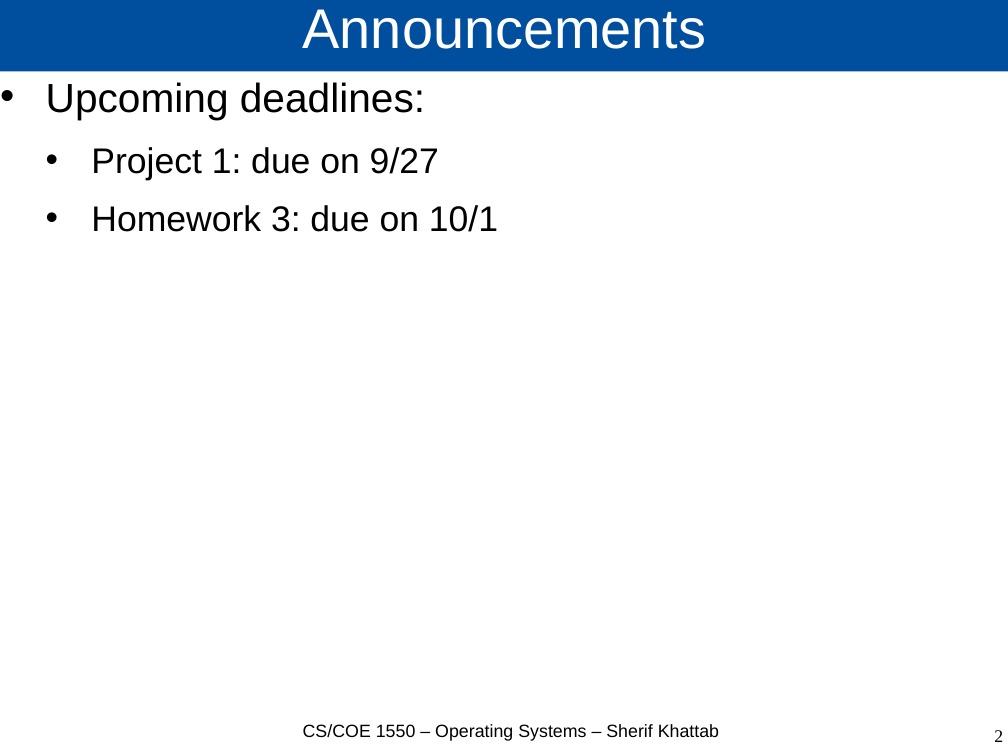
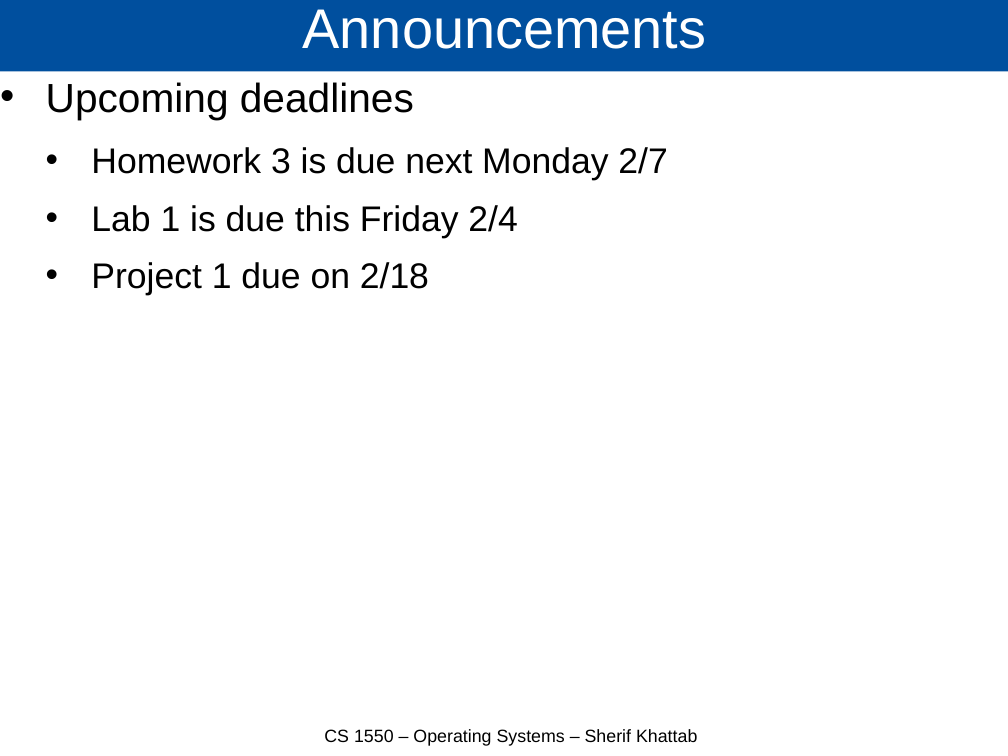
Before and after one commit to cs1550-2224/cs1550-code-handouts, a slide deck: slide 2 of DraftSlides/Lecture7.pptx. Drawn at 1008x756 pixels with LibreOffice and Linux fonts; fonts in the diff are those of the drawing. Boxes give left, top, right and bottom in pixels: in the first picture for what was removed or moved away, otherwise in the second. Text is boxed around its words. In the diff, an @@ line names an element or a change of style, - is before the commit and + after.

```diff
--- a/DraftSlides/Lecture7.pptx
+++ b/DraftSlides/Lecture7.pptx
@@ text at box(46, 82, 667, 295): text changed @@
-• Upcoming deadlines:
-  • Project 1: due on 9/27
-  • Homework 3: due on 10/1
+• Upcoming deadlines
+  • Homework 3 is due next Monday 2/7
+  • Lab 1 is due this Friday 2/4
+  • Project 1 due on 2/18
@@ text at box(324, 729, 697, 746): text changed @@
-CS/COE 1550 – Operating Systems – Sherif Khattab
+CS 1550 – Operating Systems – Sherif Khattab
@@ page number removed at box(994, 730, 1003, 742) @@
-2
```
Also in this commit, not shown: 3 other slides changed, 7 slides added, 2 slides removed, 1 other file.
